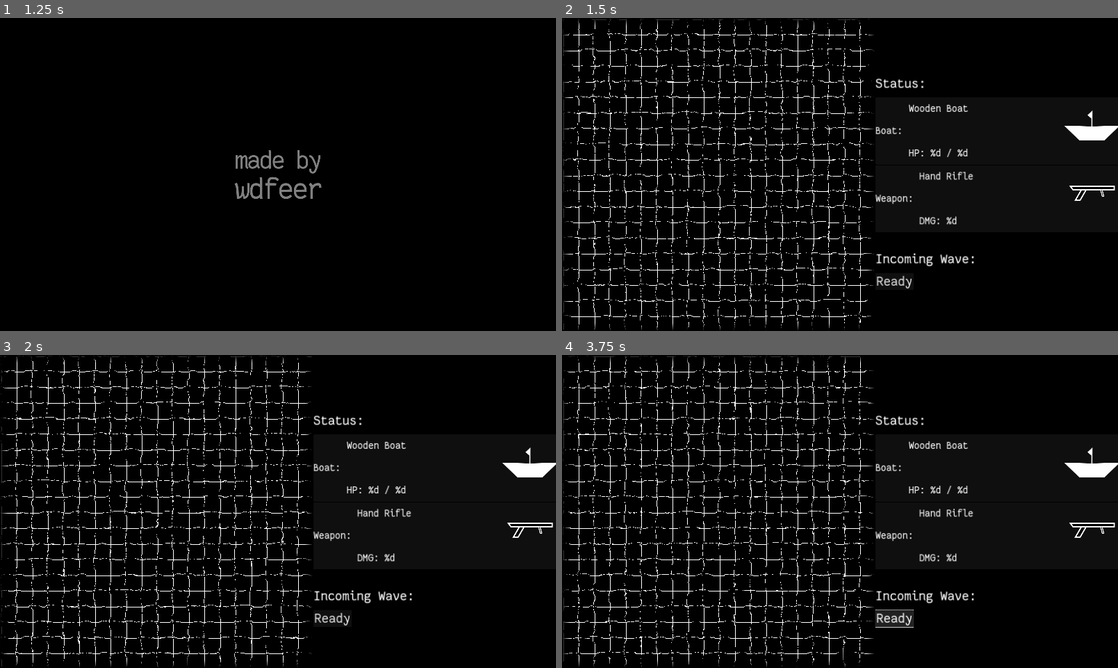
Above: before the commit, frames 1-4 (two rows, left to right).
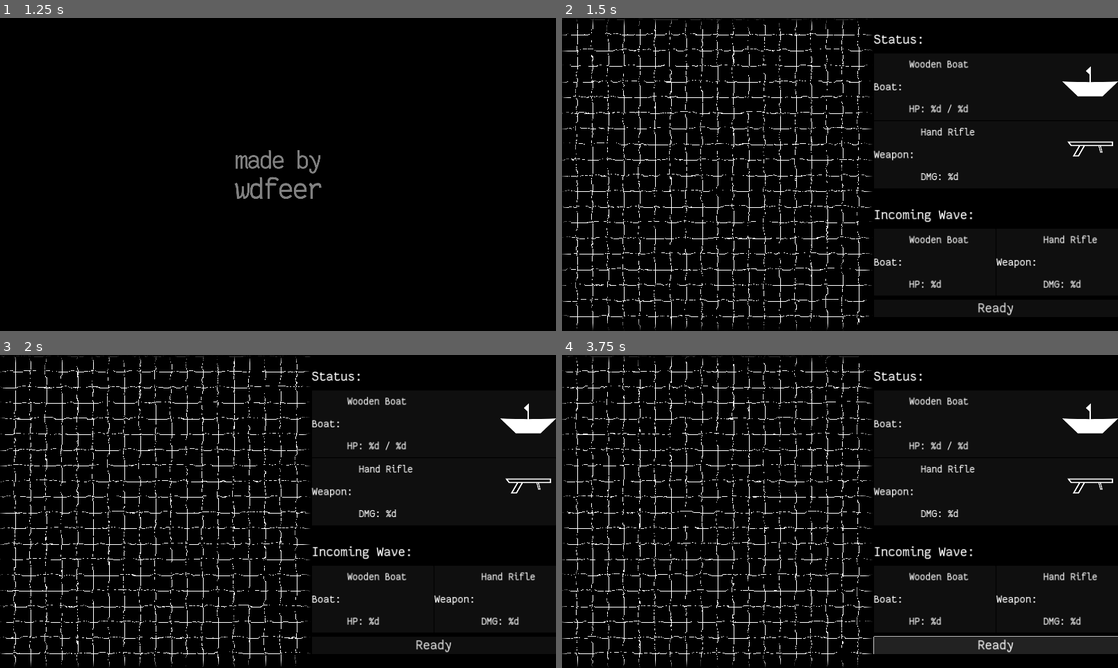
Above: after the commit, the same moments.

Repository: wdfeer/seabattle
Game: Godot game, scene res://src/splash.tscn
The game is run twice, just before and just after one commit, with the same random seed, the same clock (stepped at 60 frames per second) and the same inputs.
Inputs:
- Up to frame 1 (1.25 s): no input
- Up to frame 2 (1.5 s): no input
- Up to frame 3 (2 s): no input
- Up to frame 4 (3.75 s): click "Ready" at 2 s; click "Ready" at 2.75 s; click "Ready" at 3.5 s

Frame 1 is identical in both runs. In frame 2, 8.5% of the frame differs, in the area x 0-100%, y 0-100%; in frame 3, 8.5%; in frame 4, 11%.

Commit message:
Create incoming wave UI

Diff:
--- a/src/game.tscn
+++ b/src/game.tscn
@@ -33,6 +33,9 @@
 size = Vector2(1440, 1440)
 
 [node name="Game" type="HBoxContainer"]
+offset_left = -8.0
+offset_right = 2560.0
+offset_bottom = 1440.0
 
 [node name="Sea" type="TextureRect" parent="."]
 material = SubResource("ShaderMaterial_mi71g")
@@ -77,6 +80,7 @@
 
 [node name="Label" type="Label" parent="UI/PlayerInfo/BoatInfo/HBoxContainer/HBoxContainer1/HBoxContainer"]
 layout_mode = 2
+theme_override_font_sizes/font_size = 52
 text = "Boat:"
 
 [node name="20Spacer" type="Control" parent="UI/PlayerInfo/BoatInfo/HBoxContainer/HBoxContainer1/HBoxContainer"]
@@ -138,6 +142,7 @@
 
 [node name="Label" type="Label" parent="UI/PlayerInfo/WeaponInfo/HBoxContainer2/HBoxContainer1/HBoxContainer"]
 layout_mode = 2
+theme_override_font_sizes/font_size = 52
 text = "Weapon:"
 
 [node name="20Spacer" type="Control" parent="UI/PlayerInfo/WeaponInfo/HBoxContainer2/HBoxContainer1/HBoxContainer"]
@@ -196,12 +201,106 @@
 custom_minimum_size = Vector2(0, 20)
 layout_mode = 2
 
-[node name="WaveInfo" type="Panel" parent="UI"]
+[node name="WaveInfo" type="VBoxContainer" parent="UI"]
+layout_mode = 2
+
+[node name="HBoxContainer" type="HBoxContainer" parent="UI/WaveInfo"]
+layout_mode = 2
+alignment = 1
+
+[node name="BoatInfo" type="PanelContainer" parent="UI/WaveInfo/HBoxContainer"]
+custom_minimum_size = Vector2(560, 0)
+layout_mode = 2
+
+[node name="HBoxContainer" type="HBoxContainer" parent="UI/WaveInfo/HBoxContainer/BoatInfo"]
+layout_mode = 2
+
+[node name="Label" type="Label" parent="UI/WaveInfo/HBoxContainer/BoatInfo/HBoxContainer"]
+layout_mode = 2
+theme_override_font_sizes/font_size = 52
+text = "Boat:"
+
+[node name="20Spacer" type="Control" parent="UI/WaveInfo/HBoxContainer/BoatInfo/HBoxContainer"]
+custom_minimum_size = Vector2(20, 20)
+layout_mode = 2
+
+[node name="VBoxContainer" type="VBoxContainer" parent="UI/WaveInfo/HBoxContainer/BoatInfo/HBoxContainer"]
+layout_mode = 2
+
+[node name="20Spacer1" type="Control" parent="UI/WaveInfo/HBoxContainer/BoatInfo/HBoxContainer/VBoxContainer"]
+custom_minimum_size = Vector2(20, 20)
+layout_mode = 2
+
+[node name="VBoxContainer1" type="VBoxContainer" parent="UI/WaveInfo/HBoxContainer/BoatInfo/HBoxContainer/VBoxContainer"]
+custom_minimum_size = Vector2(0, 128)
+layout_mode = 2
+
+[node name="BoatName" type="Label" parent="UI/WaveInfo/HBoxContainer/BoatInfo/HBoxContainer/VBoxContainer/VBoxContainer1"]
+layout_mode = 2
+text = "Wooden Boat"
+
+[node name="VBoxContainer2" type="VBoxContainer" parent="UI/WaveInfo/HBoxContainer/BoatInfo/HBoxContainer/VBoxContainer"]
+custom_minimum_size = Vector2(0, 128)
+layout_mode = 2
+alignment = 2
+
+[node name="HpLabel" type="Label" parent="UI/WaveInfo/HBoxContainer/BoatInfo/HBoxContainer/VBoxContainer/VBoxContainer2"]
+layout_mode = 2
+text = "HP: %d"
+
+[node name="20Spacer2" type="Control" parent="UI/WaveInfo/HBoxContainer/BoatInfo/HBoxContainer/VBoxContainer"]
+custom_minimum_size = Vector2(20, 20)
+layout_mode = 2
+
+[node name="WeaponInfo" type="PanelContainer" parent="UI/WaveInfo/HBoxContainer"]
+custom_minimum_size = Vector2(560, 0)
+layout_mode = 2
+
+[node name="HBoxContainer" type="HBoxContainer" parent="UI/WaveInfo/HBoxContainer/WeaponInfo"]
+layout_mode = 2
+
+[node name="Label" type="Label" parent="UI/WaveInfo/HBoxContainer/WeaponInfo/HBoxContainer"]
+layout_mode = 2
+theme_override_font_sizes/font_size = 52
+text = "Weapon:"
+
+[node name="20Spacer" type="Control" parent="UI/WaveInfo/HBoxContainer/WeaponInfo/HBoxContainer"]
+custom_minimum_size = Vector2(20, 20)
+layout_mode = 2
+
+[node name="VBoxContainer" type="VBoxContainer" parent="UI/WaveInfo/HBoxContainer/WeaponInfo/HBoxContainer"]
+layout_mode = 2
+
+[node name="20Spacer1" type="Control" parent="UI/WaveInfo/HBoxContainer/WeaponInfo/HBoxContainer/VBoxContainer"]
+custom_minimum_size = Vector2(20, 20)
+layout_mode = 2
+
+[node name="VBoxContainer1" type="VBoxContainer" parent="UI/WaveInfo/HBoxContainer/WeaponInfo/HBoxContainer/VBoxContainer"]
+custom_minimum_size = Vector2(0, 128)
+layout_mode = 2
+
+[node name="BoatName" type="Label" parent="UI/WaveInfo/HBoxContainer/WeaponInfo/HBoxContainer/VBoxContainer/VBoxContainer1"]
+layout_mode = 2
+text = "Hand Rifle"
+
+[node name="VBoxContainer2" type="VBoxContainer" parent="UI/WaveInfo/HBoxContainer/WeaponInfo/HBoxContainer/VBoxContainer"]
+custom_minimum_size = Vector2(0, 128)
+layout_mode = 2
+alignment = 2
+
+[node name="HpLabel" type="Label" parent="UI/WaveInfo/HBoxContainer/WeaponInfo/HBoxContainer/VBoxContainer/VBoxContainer2"]
+layout_mode = 2
+text = "DMG: %d"
+
+[node name="20Spacer2" type="Control" parent="UI/WaveInfo/HBoxContainer/WeaponInfo/HBoxContainer/VBoxContainer"]
+custom_minimum_size = Vector2(20, 20)
+layout_mode = 2
+
+[node name="10Spacer" type="Control" parent="UI/WaveInfo"]
+custom_minimum_size = Vector2(10, 10)
 layout_mode = 2
 
 [node name="ReadyButton" type="Button" parent="UI/WaveInfo"]
-layout_mode = 0
-offset_right = 8.0
-offset_bottom = 8.0
+layout_mode = 2
 theme_override_font_sizes/font_size = 64
 text = "Ready"
